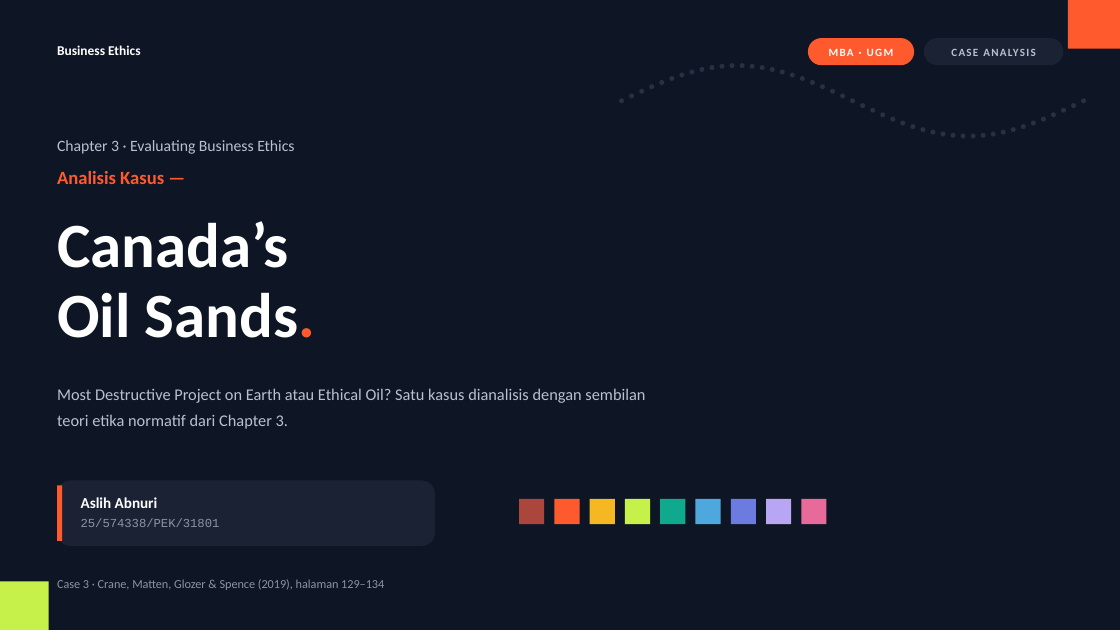
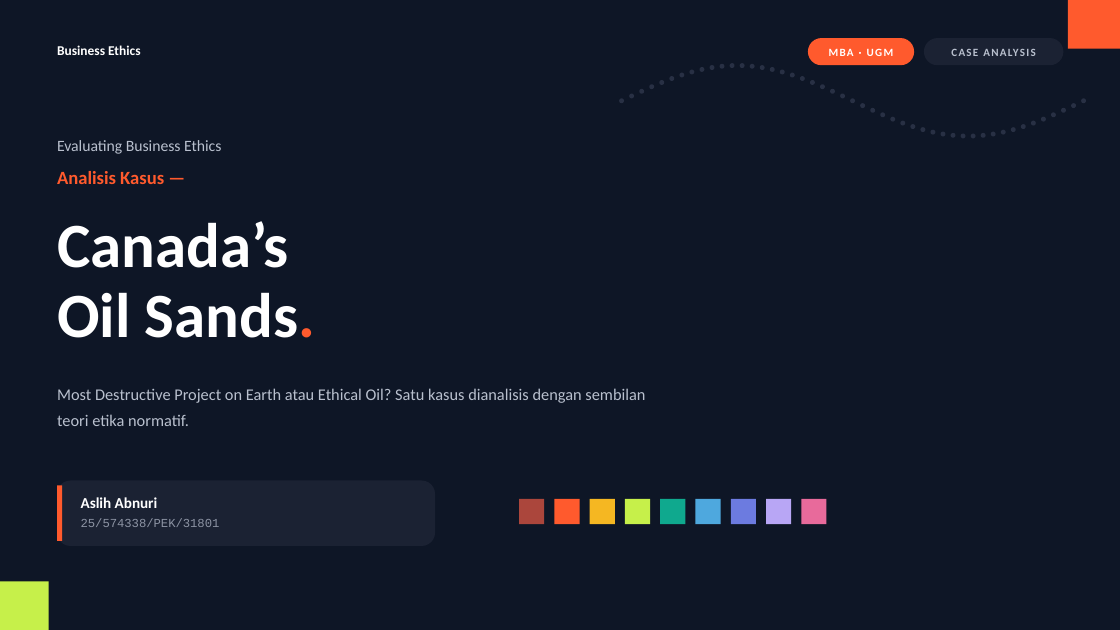
Before and after one commit to aslihabnuri/Dom-Manipulation, a slide deck: slide 1 of business-ethics/chapter-3/decks/Deck-2-Analisis-Kasus-Oil-Sands.pptx. Drawn at 1120x630 pixels with LibreOffice and Linux fonts; fonts in the diff are those of the drawing. Boxes give left, top, right and bottom in pixels: in the first picture for what was removed or moved away, otherwise in the second. Text is boxed around its words. In the diff, an @@ line names an element or a change of style, - is before the commit and + after.

```diff
--- a/business-ethics/chapter-3/decks/Deck-2-Analisis-Kasus-Oil-Sands.pptx
+++ b/business-ethics/chapter-3/decks/Deck-2-Analisis-Kasus-Oil-Sands.pptx
@@ text at (x1=57, y1=140, x2=221, y2=154): text changed @@
-Chapter 3 · Evaluating Business Ethics
+Evaluating Business Ethics
@@ text at (x1=57, y1=388, x2=645, y2=426): text changed @@
-Most Destructive Project on Earth atau Ethical Oil? Satu kasus dianalisis dengan sembilan teori etika normatif dari Chapter 3.
+Most Destructive Project on Earth atau Ethical Oil? Satu kasus dianalisis dengan sembilan teori etika normatif.
@@ text removed at (x1=57, y1=579, x2=384, y2=590) @@
-Case 3 · Crane, Matten, Glozer & Spence (2019), halaman 129–134
```
Also in this commit, not shown: 6 other slides changed, 6 other files.
